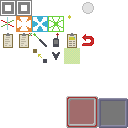
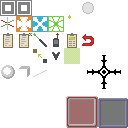
Layer changes from the first 128 × 128 image to the second:
painted on "Background" over [1, 55, 121, 89]
